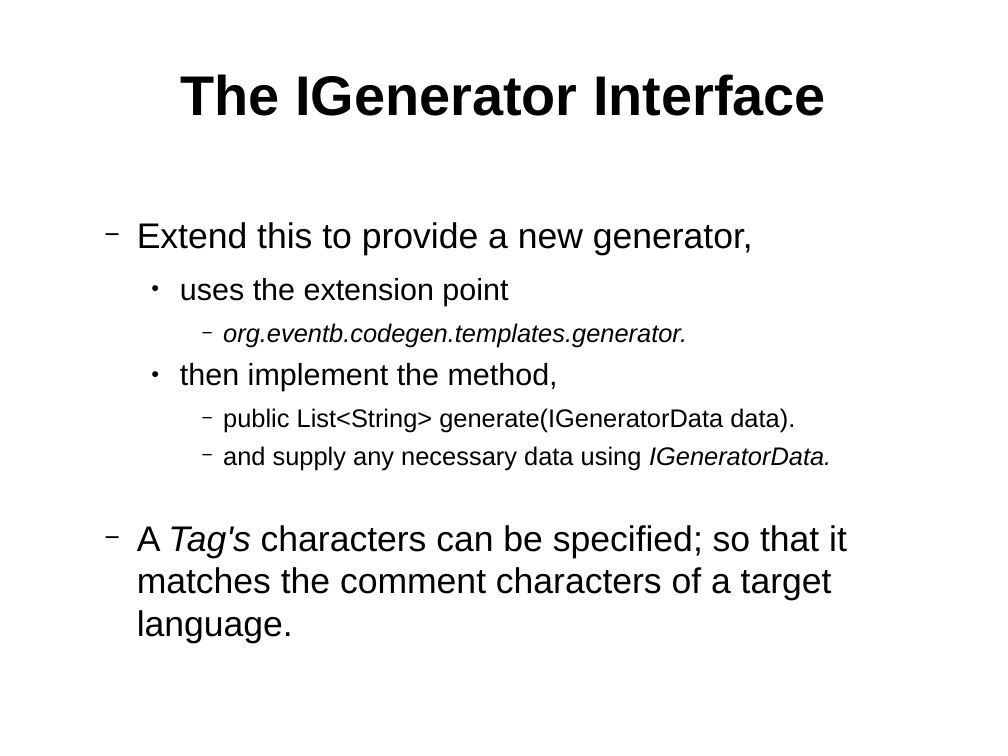
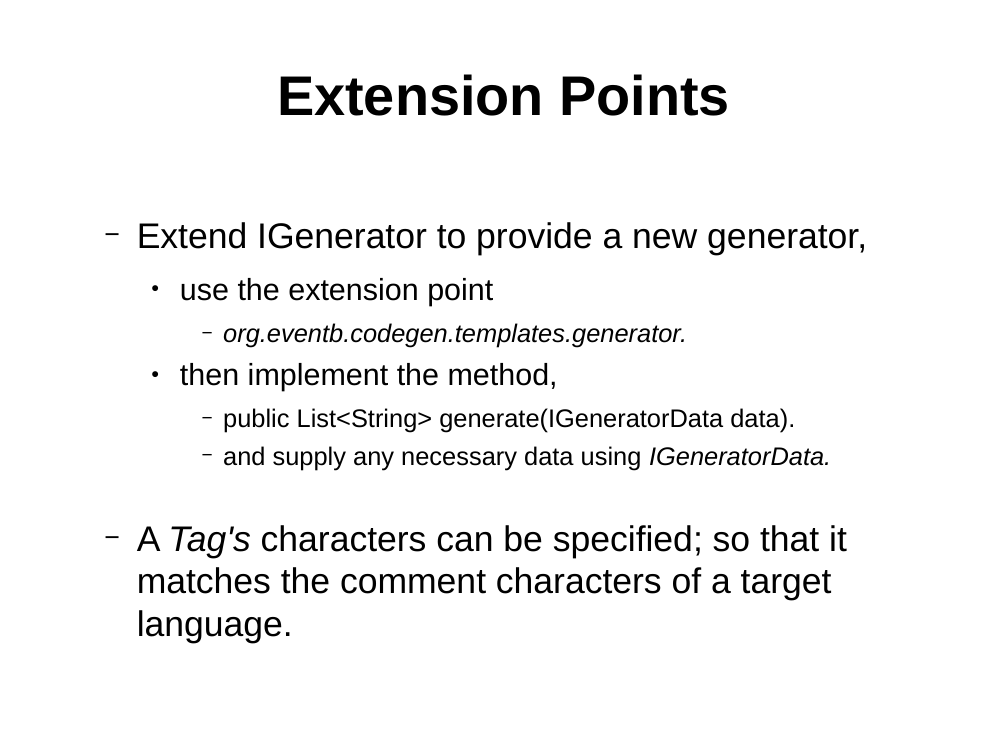
Before and after one commit to weetmuts/rodin-b-sharp-iUML_B_Utils, a slide deck: slide 13 of work/store/Writing/InterfaceTemplatesPaper(acceptedABZ2014)/presentation/templates.odp. Drawn at 1008x756 pixels with LibreOffice and Linux fonts; fonts in the diff are those of the drawing. Boxes give left, top, right and bottom in pixels: in the first picture for what was removed or moved away, otherwise in the second. Text is boxed around its words. In the diff, an @@ line names an element or a change of style, - is before the commit and + after.

```diff
--- a/work/store/Writing/InterfaceTemplatesPaper(acceptedABZ2014)/presentation/templates.odp
+++ b/work/store/Writing/InterfaceTemplatesPaper(acceptedABZ2014)/presentation/templates.odp
@@ title at box(277, 74, 730, 116): text changed @@
-The IGenerator Interface
+Extension Points
@@ text at box(137, 222, 867, 306): text changed @@
-  − Extend this to provide a new generator,
-    ● uses the extension point
+  − Extend IGenerator to provide a new generator,
+    ● use the extension point
```
Also in this commit, not shown: 1 other slide changed, 1 other file.
